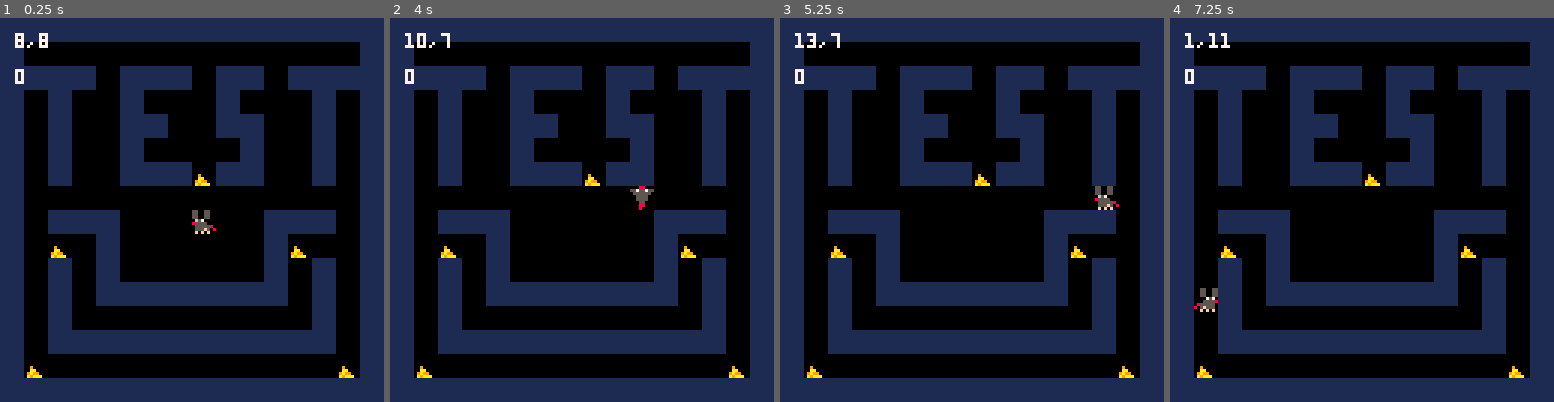
Above: before the commit, frames 1-4 (left to right).
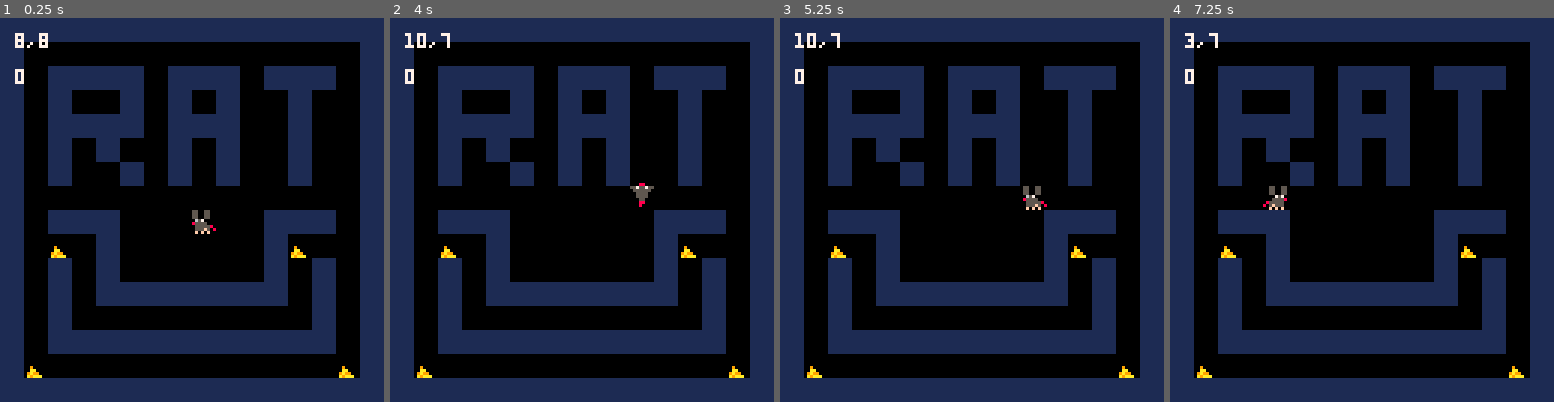
Above: after the commit, the same moments.

Repository: andrewmelo32/Rat-Man
Game: PICO-8 cartridge ratman.p8
Same seed, same stepped clock (60 frames per second), same inputs: the game is played once before the commit and once after it.
Inputs:
- Up to frame 1 (0.25 s): no input
- Up to frame 2 (4 s): hold Left 1.97-2.37 s; hold Down 2.42-2.82 s; hold Right 2.87-3.53 s; hold Up from 3.58 s (still down)
- Up to frame 3 (5.25 s): release Up at 4.08 s; hold Right 4.13-4.53 s; hold Down 4.58-5.08 s; hold Left from 5.13 s (still down)
- Up to frame 4 (7.25 s): release Left at 5.8 s; hold Up 5.85-6.18 s; hold Left 6.23-6.63 s; hold Down 6.68-7.08 s; hold Right from 7.13 s (still down)

The runs differ from the first frame. In frame 1, 11% of the frame differs, in the area x 6-94%, y 12-44%; in frame 2, 12%; in frame 3, 12%; in frame 4, 12%, in the area x 4-94%, y 3-77%.

Commit message:
Prototype v2

Diff:
--- a/ratman.p8
+++ b/ratman.p8
@@ -164,17 +164,147 @@
 
 
 
+…(130 lines of a section not shown)…
 __gff__
 0000010000000000000000000000000000000000000000000000000000000000000000000000000000000000000000000000000000000000000000000000000000000000000000000000000000000000000000000000000000000000000000000000000000000000000000000000000000000000000000000000000000000000
 0000000000000000000000000000000000000000000000000000000000000000000000000000000000000000000000000000000000000000000000000000000000000000000000000000000000000000000000000000000000000000000000000000000000000000000000000000000000000000000000000000000000000000
 __map__
 0202020202020202020202020202020200000000000000000000000000000000000000000000000000000000000000000000000000000000000000000000000000000000000000000000000000000000000000000000000000000000000000000000000000000000000000000000000000000000000000000000000000000000
 0200000000000000000000000000000200000000000000000000000000000000000000000000000000000000000000000000000000000000000000000000000000000000000000000000000000000000000000000000000000000000000000000000000000000000000000000000000000000000000000000000000000000000
-0202020200020202000202000202020200000000000000000000000000000000000000000000000000000000000000000000000000000000000000000000000000000000000000000000000000000000000000000000000000000000000000000000000000000000000000000000000000000000000000000000000000000000
-0200020000020000000200000002000200000000000000000000000000000000000000000000000000000000000000000000000000000000000000000000000000000000000000000000000000000000000000000000000000000000000000000000000000000000000000000000000000000000000000000000000000000000
-0200020000020200000202000002000200000000000000000000000000000000000000000000000000000000000000000000000000000000000000000000000000000000000000000000000000000000000000000000000000000000000000000000000000000000000000000000000000000000000000000000000000000000
-0200020000020000000002000002000200000000000000000000000000000000000000000000000000000000000000000000000000000000000000000000000000000000000000000000000000000000000000000000000000000000000000000000000000000000000000000000000000000000000000000000000000000000
-0200020000020202120202000002000200000000000000000000000000000000000000000000000000000000000000000000000000000000000000000000000000000000000000000000000000000000000000000000000000000000000000000000000000000000000000000000000000000000000000000000000000000000
+0200020202020002020200020202000200000000000000000000000000000000000000000000000000000000000000000000000000000000000000000000000000000000000000000000000000000000000000000000000000000000000000000000000000000000000000000000000000000000000000000000000000000000
+0200020000020002000200000200000200000000000000000000000000000000000000000000000000000000000000000000000000000000000000000000000000000000000000000000000000000000000000000000000000000000000000000000000000000000000000000000000000000000000000000000000000000000
+0200020202020002020200000200000200000000000000000000000000000000000000000000000000000000000000000000000000000000000000000000000000000000000000000000000000000000000000000000000000000000000000000000000000000000000000000000000000000000000000000000000000000000
+0200020002000002000200000200000200000000000000000000000000000000000000000000000000000000000000000000000000000000000000000000000000000000000000000000000000000000000000000000000000000000000000000000000000000000000000000000000000000000000000000000000000000000
+0200020000020002000200000200000200000000000000000000000000000000000000000000000000000000000000000000000000000000000000000000000000000000000000000000000000000000000000000000000000000000000000000000000000000000000000000000000000000000000000000000000000000000
 0200000000000000000000000000000200000000000000000000000000000000000000000000000000000000000000000000000000000000000000000000000000000000000000000000000000000000000000000000000000000000000000000000000000000000000000000000000000000000000000000000000000000000
 0200020202000000000000020202000200000000000000000000000000000000000000000000000000000000000000000000000000000000000000000000000000000000000000000000000000000000000000000000000000000000000000000000000000000000000000000000000000000000000000000000000000000000
 0200120002000000000000021200000200000000000000000000000000000000000000000000000000000000000000000000000000000000000000000000000000000000000000000000000000000000000000000000000000000000000000000000000000000000000000000000000000000000000000000000000000000000
Not shown, changed: 130 lines of the sprite sheet (__gfx__) section of ratman.p8
Not shown, changed: the thumbnail (__label__) section of ratman.p8
